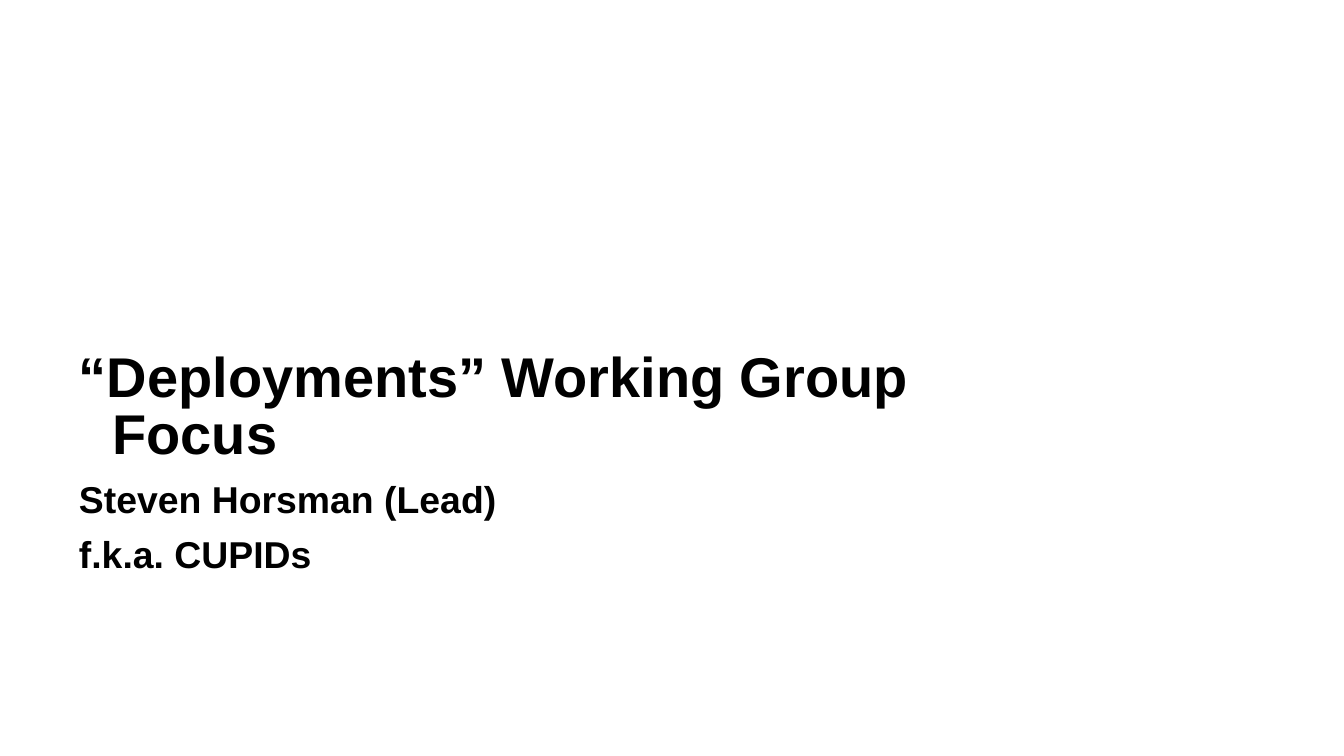
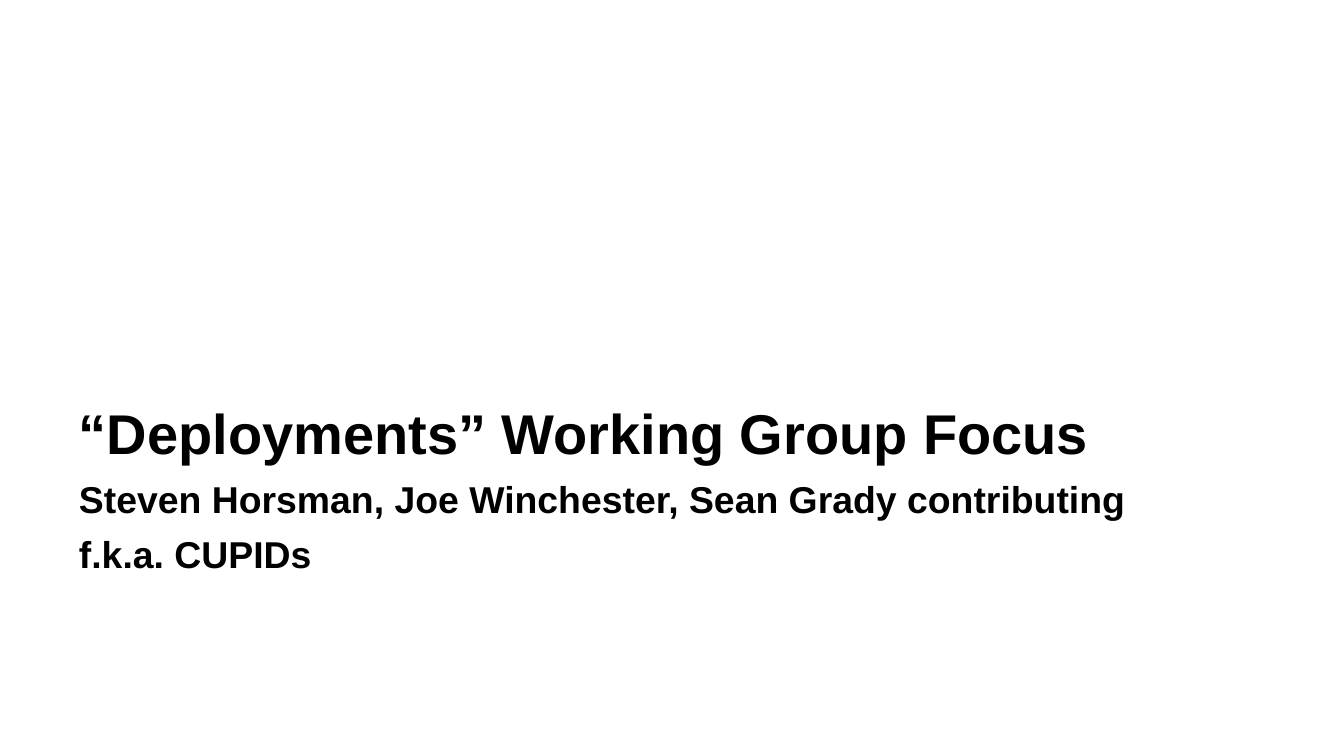
Before and after one commit to zowe/community, a slide deck: slide 21 of Project Management/20PI3 Planning/Zowe Community Squad Focus for 20PI3.pptx (slide 19 before the commit). Drawn at 1344x756 pixels with LibreOffice and Linux fonts; fonts in the diff are those of the drawing. Boxes give left, top, right and bottom in pixels: in the first picture for what was removed or moved away, otherwise in the second. Text is boxed around its words. In the diff, an @@ line names an element or a change of style, - is before the commit and + after.

```diff
--- a/Project Management/20PI3 Planning/Zowe Community Squad Focus for 20PI3.pptx
+++ b/Project Management/20PI3 Planning/Zowe Community Squad Focus for 20PI3.pptx
@@ text at bbox=[79, 486, 1125, 520]: text changed @@
-Steven Horsman (Lead)
+Steven Horsman, Joe Winchester, Sean Grady contributing
```
Also in this commit, not shown: 3 other slides changed, 5 slides added, 3 slides removed.
